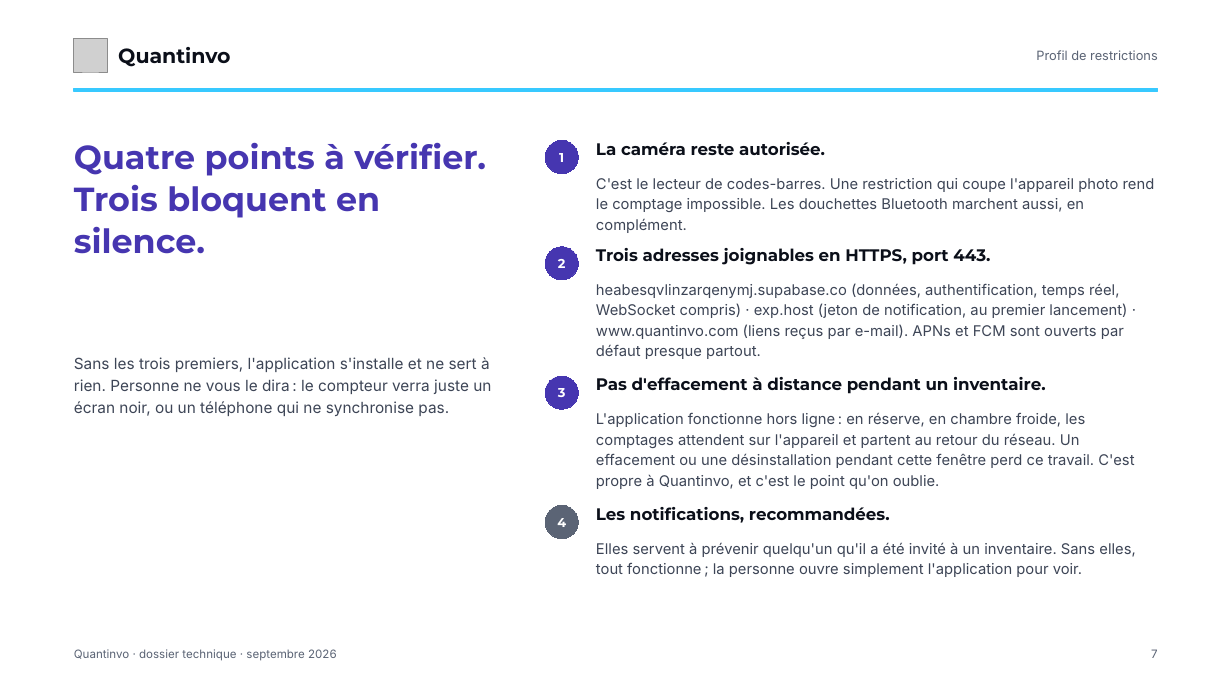
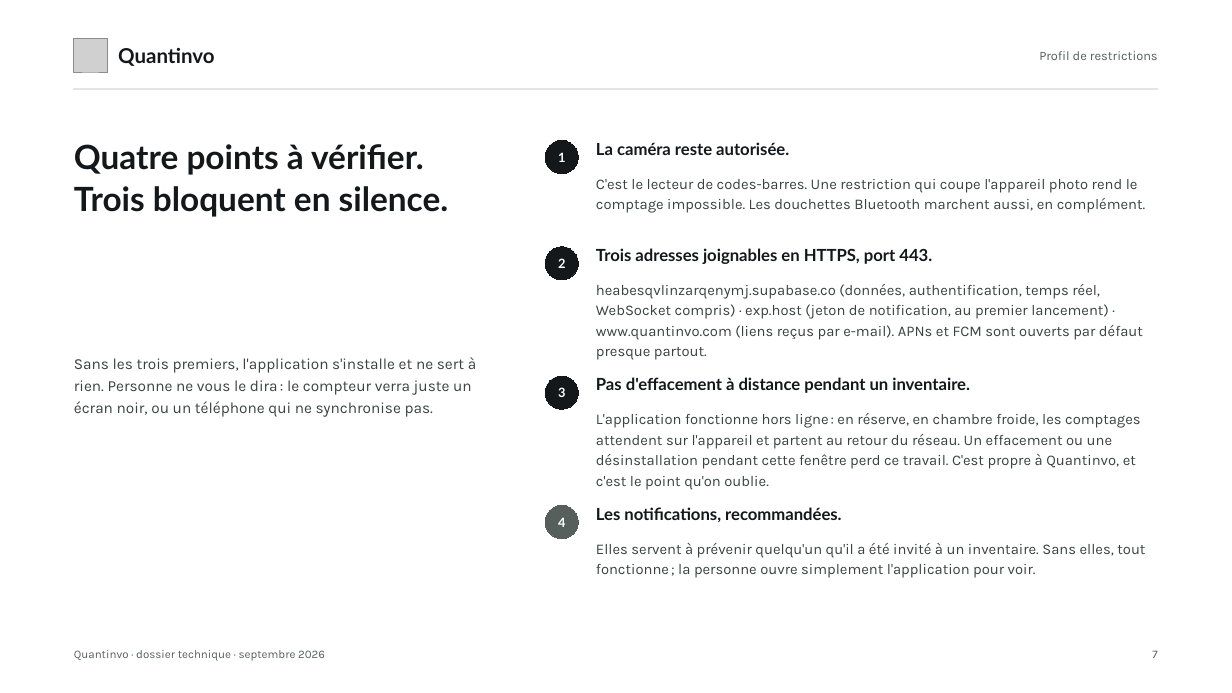
Before and after one commit to devkaylab/Inventaire, a slide deck: slide 7 of docs/entreprise/deck/Quantinvo-dossier-DSI-marque.pptx. Drawn at 1232x693 pixels with LibreOffice and Linux fonts; fonts in the diff are those of the drawing; grey boxes stand for pictures. Boxes give left, top, right and bottom in pixels: in the first picture for what was removed or moved away, otherwise in the second. Text is boxed around its words. In the diff, an @@ line names an element or a change of style, - is before the commit and + after.

```diff
--- a/docs/entreprise/deck/Quantinvo-dossier-DSI-marque.pptx
+++ b/docs/entreprise/deck/Quantinvo-dossier-DSI-marque.pptx
@@ rectangle at (x1=74, y1=89, x2=1158, y2=90): fill #38C9FF to #E2E5E1; outline #38C9FF 1 pt to #E2E5E1 1 pt @@
@@ text "Quatre points à vérifier. Trois ..." at (x1=74, y1=144, x2=449, y2=217): font Montserrat to Lato, text colour #4636B0 to #14181A @@
@@ font Montserrat to Lato; fill #4636B0 to #14181A; outline #4636B0 0.75 pt to #14181A 0.75 pt in 3 elements at (x1=545, y1=140, x2=579, y2=174), (x1=545, y1=247, x2=579, y2=280), (x1=545, y1=376, x2=579, y2=409) @@
@@ ellipse "4" at (x1=545, y1=506, x2=579, y2=539): font Montserrat to Lato; fill #5B6475 to #575F5C; outline #5B6475 0.75 pt to #575F5C 0.75 pt @@
@@ font Montserrat to Lato, text colour #0B0F19 to #14181A in 5 elements at (x1=118, y1=47, x2=214, y2=66), (x1=596, y1=142, x2=789, y2=155), (x1=596, y1=248, x2=932, y2=264), (x1=596, y1=377, x2=970, y2=393), (x1=596, y1=507, x2=841, y2=522) @@
@@ font Inter to Karla, text colour #3D4556 to #3A423F in 5 elements at (x1=74, y1=357, x2=476, y2=417), (x1=596, y1=179, x2=1145, y2=213), (x1=596, y1=284, x2=1143, y2=360), (x1=596, y1=413, x2=1141, y2=490), (x1=596, y1=543, x2=1145, y2=578) @@
@@ font Inter to Karla, text colour #5B6475 to #575F5C in 3 elements at (x1=1039, y1=51, x2=1158, y2=60), (x1=74, y1=650, x2=325, y2=661), (x1=1152, y1=650, x2=1157, y2=658) @@
```
Also in this commit, not shown: 16 other slides changed, 19 other files.
